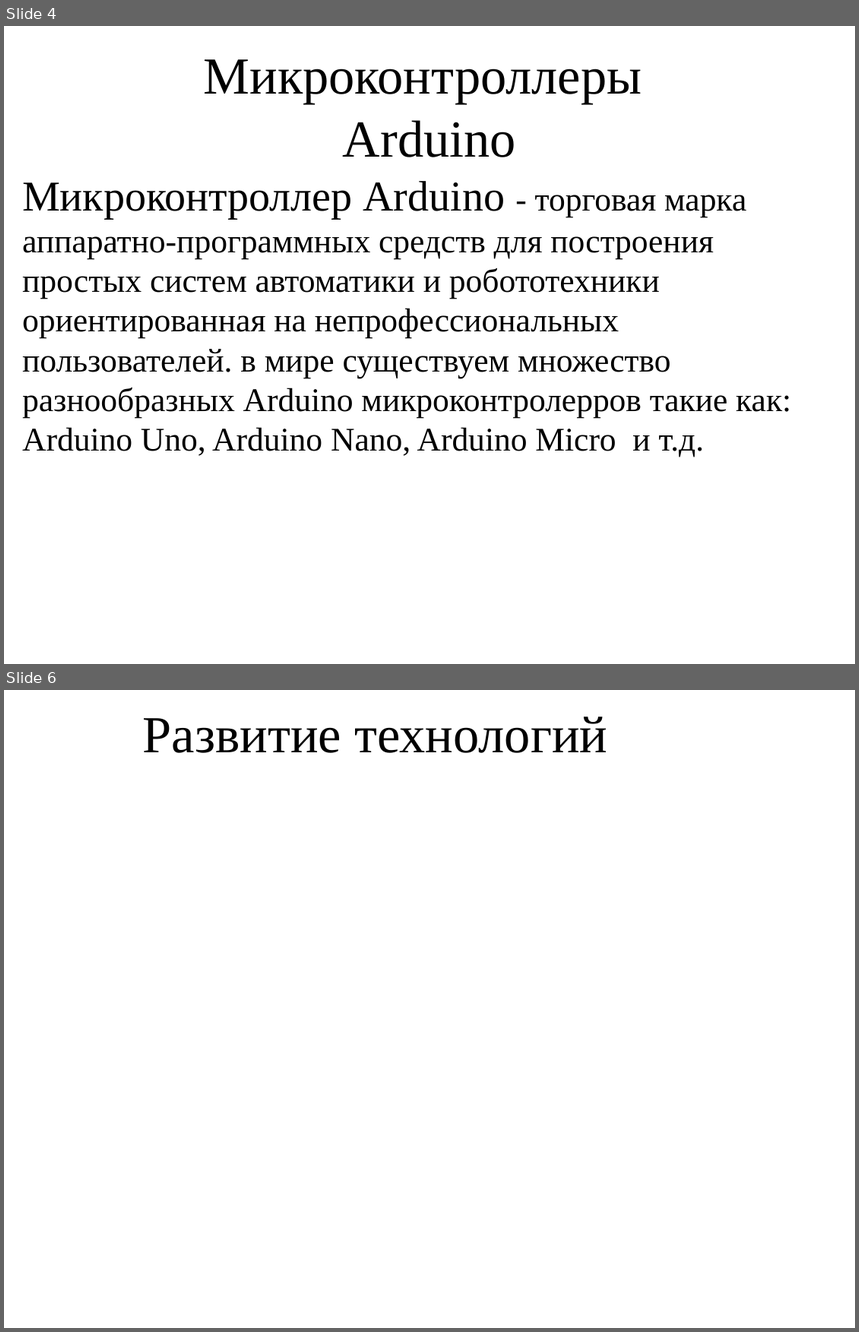
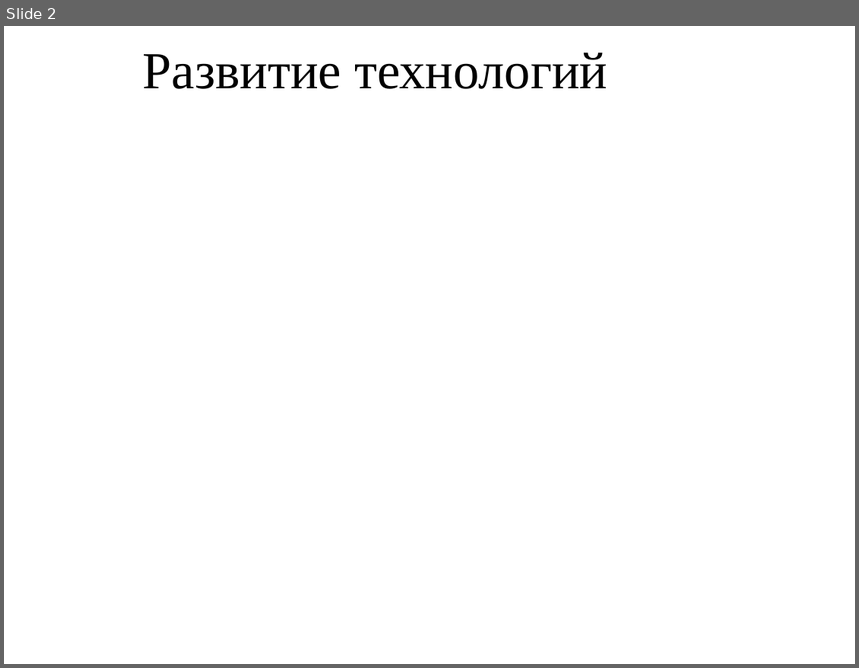
Before and after one commit to TimmmofeyD/TrafficLight, a slide deck: Presitation/TLPresintation.pptx. Shown one above the other, each under a label of ours: slides 4 and 6 before the commit, slide 2 after it; the slides between them are not shown. The pictures are 859x1332 and 859x668 pixels, drawn with LibreOffice and Linux fonts; fonts in the diff are those of the drawing; background and template pictures are left out. Boxes give left, top, right and bottom in pixels: in the first picture for what was removed or moved away, otherwise in the second. Text is boxed around its words. In the diff, an @@ line names an element or a change of style, - is before the commit and + after.

```diff
--- a/Presitation/TLPresintation.pptx
+++ b/Presitation/TLPresintation.pptx
@@ slide 4 removed at (4, 26, 855, 664), background #FFFFFF @@
@@ text removed at (204, 59, 642, 157) @@
-Микроконтроллеры
-Arduino
@@ text removed at (22, 181, 791, 458) @@
-Микроконтроллер Arduino - торговая марка аппаратно-программных средств для построения простых систем автоматики и робототехники ориентированная на непрофессиональных пользователей. в мире существуем множество разнообразных Arduino микроконтролерров такие как: Arduino Uno, Arduino Nano, Arduino Micro и т.д.
@@ what was slide 6 is now slide 2 @@
```
Also in this commit, not shown: 8 slides changed, 1 slide added.
